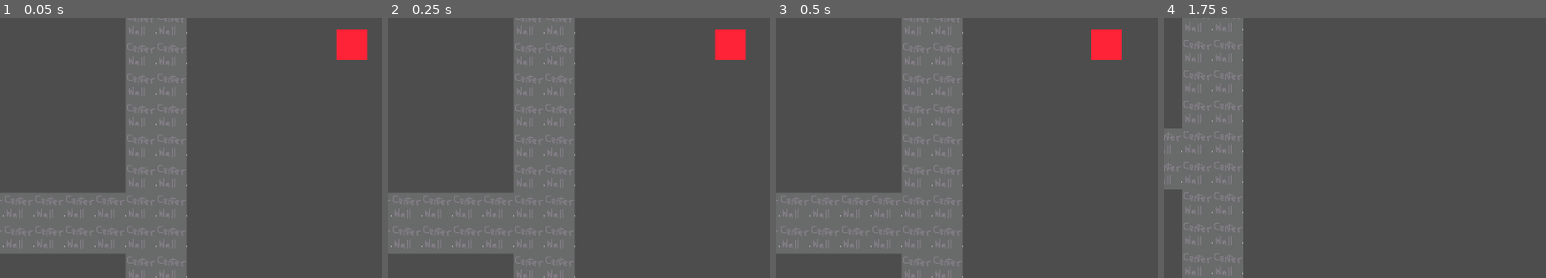
Above: before the commit, frames 1-4 (left to right).
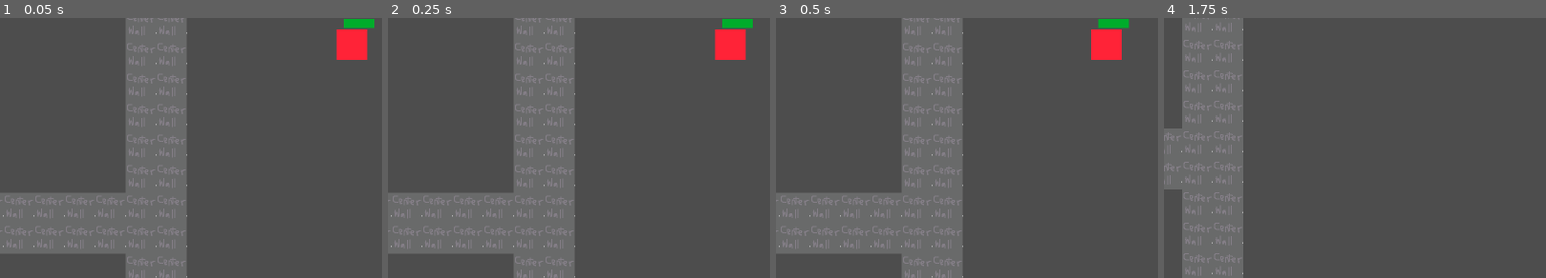
Above: after the commit, the same moments.

Repository: precup/LD51
Game: Godot game, scene res://root.tscn
The game is run twice, just before and just after one commit, with the same random seed, the same clock (stepped at 60 frames per second) and the same inputs.
Inputs:
- Up to frame 1 (0.05 s): no input
- Up to frame 2 (0.25 s): no input
- Up to frame 3 (0.5 s): no input
- Up to frame 4 (1.75 s): hold Right (ui_right) 0.53-1.28 s; tap X (shoot) at 0.6, 1.35 s; hold Down (ui_down) from 1.28 s (still down)
The pictures show only the part of the screen within x 3-53%, y 0-50%; the shares and areas given below are measured in that part.

The runs differ from the first frame. In frame 1, 0.3% of the frame differs, in the area x 90-98%, y 0-5%; in frame 2, 0.3%; in frame 3, 0.3%, in the area x 84-93%, y 0-5%; in frame 4, nothing differs.

Commit message:
healthbar for enemy

Diff:
--- a/bullet.gd
+++ b/bullet.gd
@@ -2,10 +2,12 @@
 
 var direction: Vector2
 var shooter: Node
+var damage = 1
 
-func initialize(direction: Vector2, shooter: Node):
+func initialize(direction: Vector2, shooter: Node, damage: int):
   self.shooter = shooter
   self.direction = direction
+  self.damage = damage
 
 # Called when the node enters the scene tree for the first time.
 func _ready():
@@ -19,7 +21,7 @@
 
 func _on_hit_area_body_entered(body):
   if body.has_method("hit") and body != shooter:
-    body.hit()
+    body.hit(damage)
 
   if body != shooter:
     queue_free()
--- a/enemy.gd
+++ b/enemy.gd
@@ -1,6 +1,8 @@
 extends CharacterBody2D
 
 var next_destination = Vector2.ZERO
+var health = 5
+var max_health = 5
 
 func _ready():
   next_destination = position
@@ -22,6 +24,8 @@
   #   next_destination = new_destination
 
 func _process(_delta):
+  $health_bar.update(health, max_health)
+
   if next_destination.distance_to(position) < 15:
     choose_next_destination()
 
@@ -31,5 +35,8 @@
 
   move_and_slide()
 
-func hit():
-  queue_free()
+func hit(damage):
+  health -= damage
+
+  if health <= 0:
+    queue_free()
--- a/enemy.tscn
+++ b/enemy.tscn
@@ -1,7 +1,8 @@
-[gd_scene load_steps=5 format=3 uid="uid://5m5u4ju6obmn"]
+[gd_scene load_steps=6 format=3 uid="uid://5m5u4ju6obmn"]
 
 [ext_resource type="Script" path="res://enemy.gd" id="1_iujh1"]
 [ext_resource type="Texture2D" uid="uid://bfsb85o2bm58k" path="res://assets/white_square_64x64.png" id="2_r5rv8"]
+[ext_resource type="PackedScene" uid="uid://k3xhl0u2v0og" path="res://health_bar.tscn" id="3_edrfm"]
 
 [sub_resource type="RectangleShape2D" id="RectangleShape2D_kkfjx"]
 size = Vector2(50, 50)
@@ -29,5 +30,5 @@
 position = Vector2(-97.25, 8.25)
 shape = SubResource("RectangleShape2D_2d426")
 
-[node name="health_bar" type="Node2D" parent="."]
-position = Vector2(-7, -26)
+[node name="health_bar" parent="." instance=ExtResource("3_edrfm")]
+position = Vector2(14, -23)
--- /dev/null
+++ b/health_bar.gd
@@ -0,0 +1,16 @@
+extends Node2D
+
+
+# Called when the node enters the scene tree for the first time.
+func _ready():
+  pass # Replace with function body.
+
+
+# Called every frame. 'delta' is the elapsed time since the previous frame.
+func _process(delta):
+  pass
+
+func update(health, max_health):
+  var graphic = $graphic
+
+  graphic.scale = Vector2(float(health) / float(max_health), 0.3)
--- /dev/null
+++ b/health_bar.tscn
@@ -0,0 +1,15 @@
+[gd_scene load_steps=3 format=3 uid="uid://k3xhl0u2v0og"]
+
+[ext_resource type="Script" path="res://health_bar.gd" id="1_blybw"]
+[ext_resource type="Texture2D" uid="uid://bfsb85o2bm58k" path="res://assets/white_square_64x64.png" id="1_web15"]
+
+[node name="health_bar" type="Node2D"]
+position = Vector2(-7, -26)
+script = ExtResource("1_blybw")
+
+[node name="graphic" type="Sprite2D" parent="."]
+modulate = Color(0, 0.67451, 0.168627, 1)
+position = Vector2(7.62939e-06, 2)
+scale = Vector2(1.60938, 0.21875)
+texture = ExtResource("1_web15")
+centered = false
--- a/player.gd
+++ b/player.gd
@@ -28,4 +28,4 @@
     bullet.rotation = rotation
     get_parent().add_child(bullet)
 
-    bullet.initialize(last_direction, self)
+    bullet.initialize(last_direction, self, 1)
